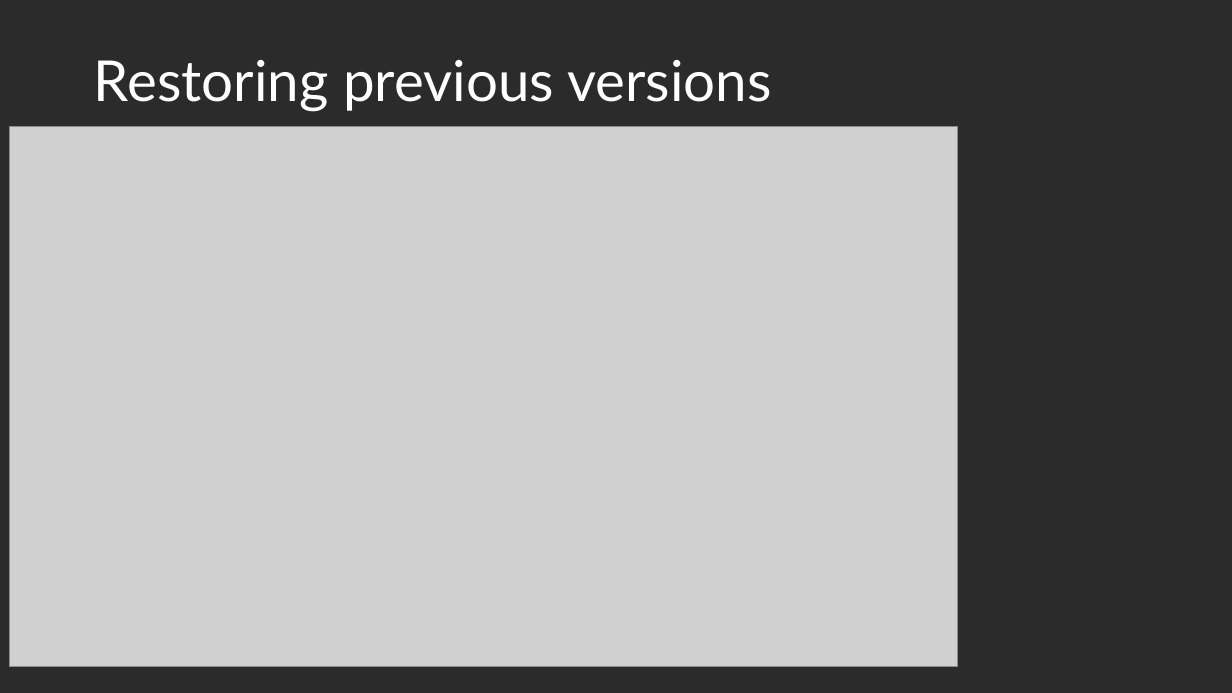
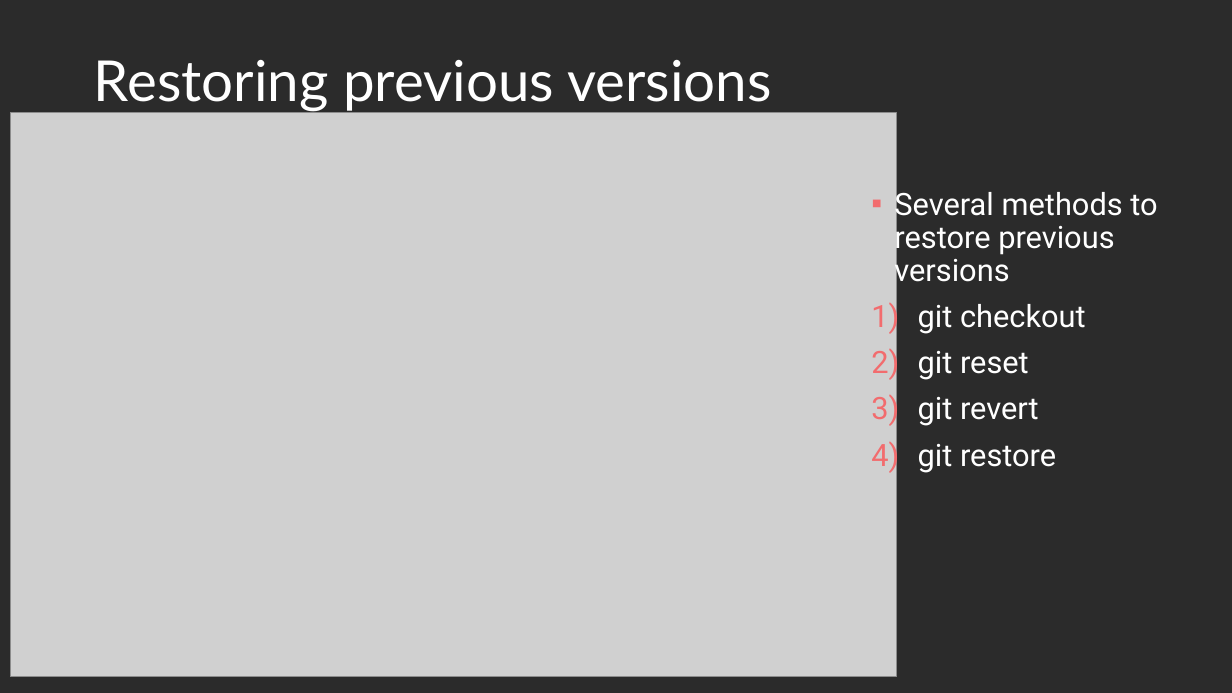
Before and after one commit to Light2Dark/git_tutorial, a slide deck: slide 9 of Git and Github.pptx (slide 10 before the commit). Drawn at 1232x693 pixels with LibreOffice and Linux fonts; fonts in the diff are those of the drawing; grey boxes stand for pictures; background and template pictures are left out; a plain dark background stands for a picture behind light text. Boxes give left, top, right and bottom in pixels: in the first picture for what was removed or moved away, otherwise in the second. Text is boxed around its words. In the diff, an @@ line names an element or a change of style, - is before the commit and + after.

```diff
--- a/Git and Github.pptx
+++ b/Git and Github.pptx
@@ picture: place and size @@
-picture at <box>9,127,958,667</box>
+picture at <box>10,113,897,677</box>
@@ text added at <box>894,187,1157,473</box>, 24 pt, text #FFFFFF @@
+▪ Several methods to restore previous versions
+1) git checkout
+2) git reset
+3) git revert
+4) git restore
```
Also in this commit, not shown: 6 other slides changed, 2 slides added.
